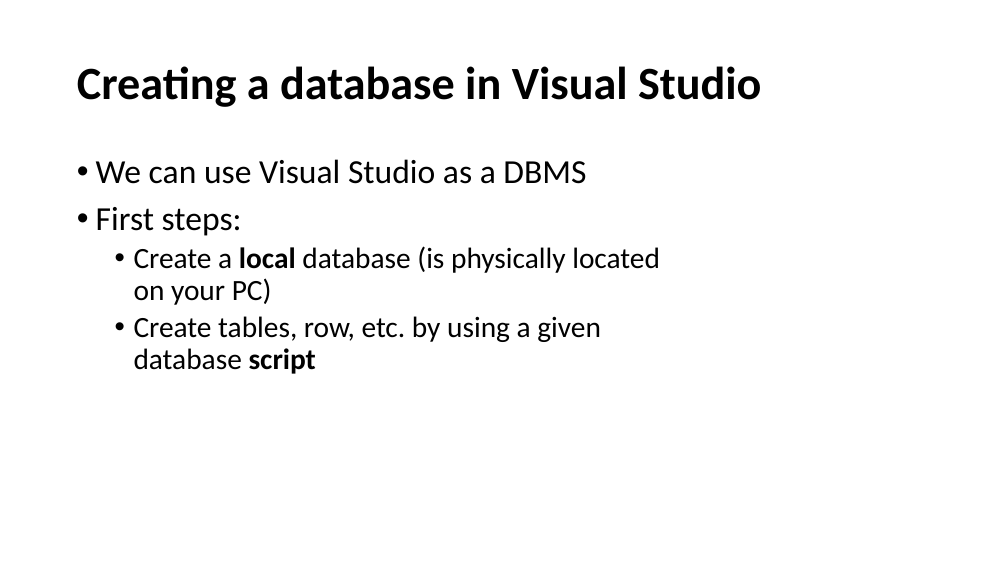
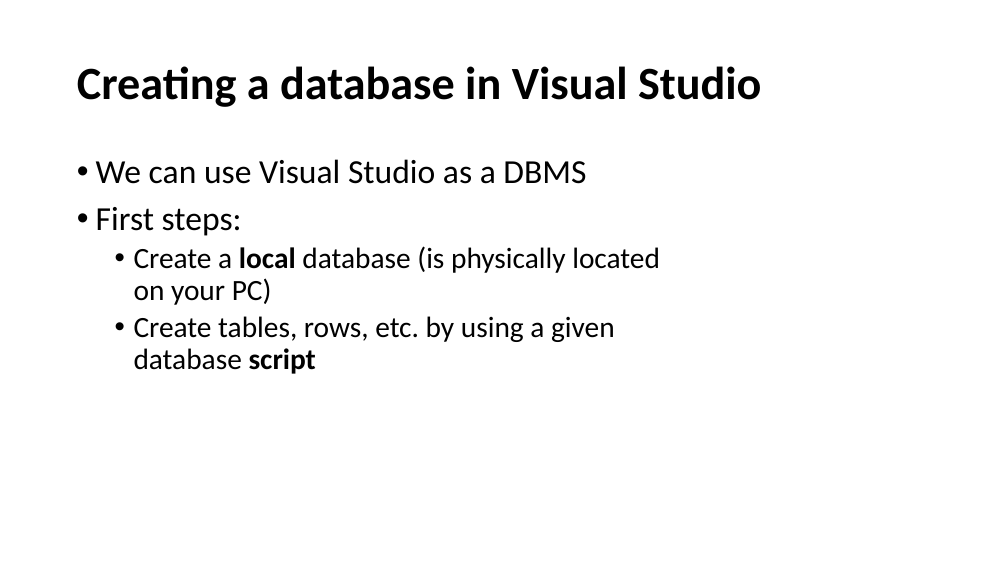
Before and after one commit to perl-easj/OOProg, a slide deck: slide 2 of Chap/DB/Presentations/DBandVS.pptx. Drawn at 1008x567 pixels with LibreOffice and Linux fonts; fonts in the diff are those of the drawing. Boxes give left, top, right and bottom in pixels: in the first picture for what was removed or moved away, otherwise in the second. Text is boxed around its words. In the diff, an @@ line names an element or a change of style, - is before the commit and + after.

Commit message:
Added subsection on Fluent syntax to LINQ chapter
Plus minor updates to DBandVS presentation.

```diff
--- a/Chap/DB/Presentations/DBandVS.pptx
+++ b/Chap/DB/Presentations/DBandVS.pptx
@@ text at (x1=134, y1=316, x2=615, y2=374): text changed @@
-  • Create tables, row, etc. by using a given database script
+  • Create tables, rows, etc. by using a given database script
```
Also in this commit, not shown: 1 other file.
